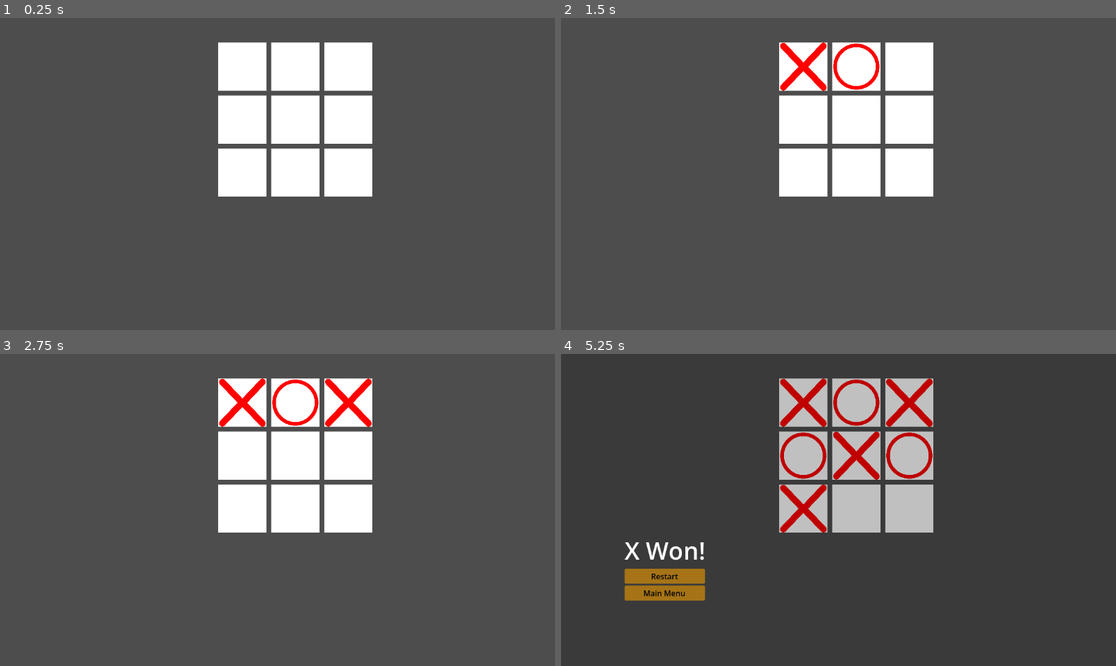
Above: before the commit, frames 1-4 (two rows, left to right).
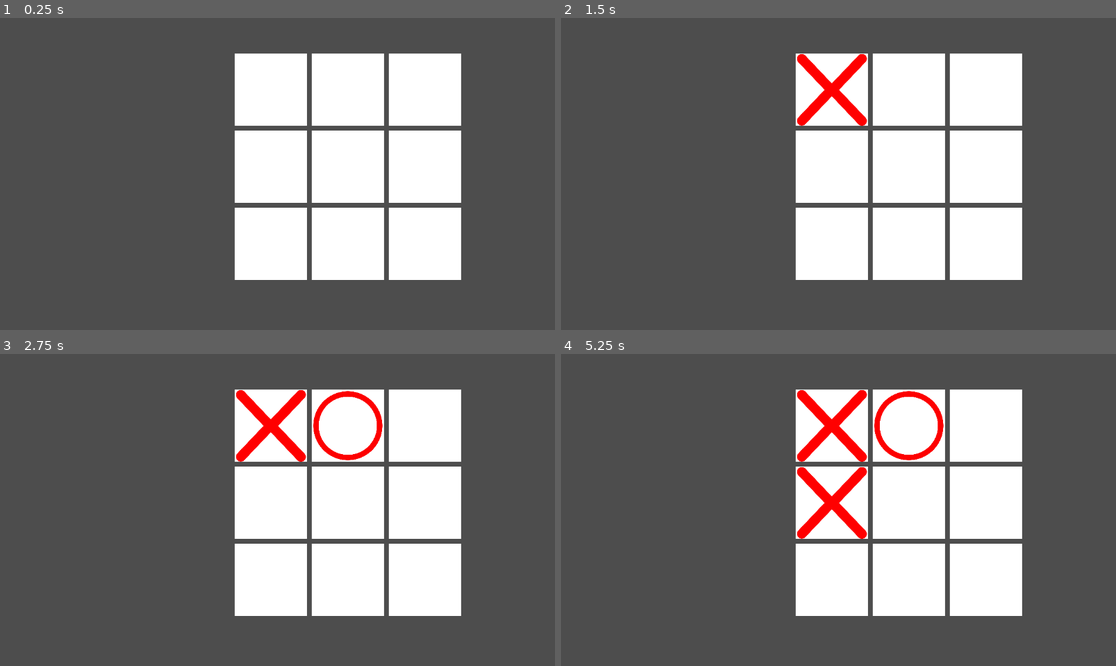
Above: after the commit, the same moments.

Repository: kurikosancode/tic-tac-toe
Game: Godot game, scene res://scene/tic_tac_toe.tscn
Two runs of this game, one before a commit and one after it. Both use one fixed random seed, a clock stepped at 60 frames per second and the inputs below.
Inputs (mouse positions are in pixels of both pictures, inside the frame that each line leads up to):
- Up to frame 1 (0.25 s): no input
- Up to frame 2 (1.5 s): tap Enter at 0.5 s; move the mouse to (805, 67) at 0.52 s; click (805, 67) at 0.67 s; tap Space at 1.25 s; move the mouse to (855, 67) at 1.27 s; click (855, 67) at 1.42 s
- Up to frame 3 (2.75 s): tap Enter at 2 s; move the mouse to (349, 403) at 2.02 s; click (349, 403) at 2.17 s
- Up to frame 4 (5.25 s): tap Space at 2.75, 4.25 s; move the mouse to (805, 456) at 2.77 s; click (805, 456) at 2.92 s; tap Enter at 3.5 s; move the mouse to (855, 456) at 3.52 s; click (855, 456) at 3.67 s; move the mouse to (910, 456) at 4.27 s; click (910, 456) at 4.42 s; move the mouse to (805, 510) at 5.02 s; click (805, 510) at 5.17 s

The runs differ from the first frame. In frame 1, 21% of the frame differs, in the area x 39-84%, y 7-84%; in frame 2, 22%; in frame 3, 23%; in frame 4, 32%, in the area x 11-84%, y 7-84%.

Commit message:
added a simple main menu

Diff:
--- a/scene/main_menu.tscn
+++ b/scene/main_menu.tscn
@@ -1,5 +1,35 @@
 [gd_scene format=3 uid="uid://bhtxyplrmr5sq"]
+
+[ext_resource type="Script" uid="uid://oql1g3ot7211" path="res://script/main_menu.gd" id="1_3er1b"]
 
 [node name="MainMenu" type="Control" unique_id=519075577]
 layout_mode = 3
 anchors_preset = 0
+script = ExtResource("1_3er1b")
+
+[node name="ColorRect" type="ColorRect" parent="." unique_id=386299038]
+layout_mode = 0
+offset_right = 1161.0
+offset_bottom = 672.0
+
+[node name="Label" type="Label" parent="." unique_id=63009770]
+layout_mode = 0
+offset_left = 281.0
+offset_top = 30.0
+offset_right = 835.0
+offset_bottom = 193.0
+theme_override_colors/font_color = Color(0, 0, 0, 1)
+theme_override_font_sizes/font_size = 100
+text = "Tic Tac Toe"
+horizontal_alignment = 1
+vertical_alignment = 1
+
+[node name="Button" type="Button" parent="." unique_id=125022325]
+layout_mode = 0
+offset_left = 341.0
+offset_top = 321.0
+offset_right = 765.0
+offset_bottom = 373.0
+text = "Play"
+
+[connection signal="pressed" from="Button" to="." method="_on_button_pressed"]
--- a/scene/tic_tac_toe.tscn
+++ b/scene/tic_tac_toe.tscn
@@ -34,7 +34,7 @@
 [node name="GridManager" parent="." unique_id=1750668200 instance=ExtResource("2_r3y54")]
 
 [node name="Board" type="Node2D" parent="." unique_id=2076498549]
-position = Vector2(503, 101)
+position = Vector2(562, 149)
 script = ExtResource("3_cc6up")
 
 [node name="CanvasLayer" type="CanvasLayer" parent="." unique_id=214533414]
@@ -52,10 +52,10 @@
 metadata/_edit_use_anchors_ = true
 
 [node name="CenterContainer" type="CenterContainer" parent="CanvasLayer" unique_id=1746426852]
-offset_left = 132.0
-offset_top = 373.0
-offset_right = 172.0
-offset_bottom = 413.0
+offset_left = 104.0
+offset_top = 261.0
+offset_right = 403.0
+offset_bottom = 400.0
 
 [node name="VBoxContainer" type="VBoxContainer" parent="CanvasLayer/CenterContainer" unique_id=853507595]
 layout_mode = 2
@@ -80,3 +80,4 @@
 text = "Main Menu"
 
 [connection signal="pressed" from="CanvasLayer/CenterContainer/VBoxContainer/Button" to="." method="_on_button_pressed"]
+[connection signal="pressed" from="CanvasLayer/CenterContainer/VBoxContainer/Button2" to="." method="_on_button_2_pressed"]
--- a/script/constants.gd
+++ b/script/constants.gd
@@ -7,7 +7,7 @@
 const circle_path = "res://assets/circle.png"
 const cross_path = "res://assets/cross.png"
 
-const CELL_SIZE = 100
+const CELL_SIZE = 150
 const CELLS = 3
 const PADDING = 10
 
--- /dev/null
+++ b/script/main_menu.gd
@@ -0,0 +1,7 @@
+extends Control
+
+@onready var button: Button = $Button
+
+
+func _on_button_pressed() -> void:
+	SceneManager.start_game()
--- a/script/tic_tac_toe.gd
+++ b/script/tic_tac_toe.gd
@@ -36,3 +36,8 @@
 
 func _on_button_pressed() -> void:
 	restart_game()
+
+
+func _on_button_2_pressed() -> void:
+	SceneManager.go_to_menu()
+	GameManager.is_game_over = false
Not shown, added: script/main_menu.gd.uid
